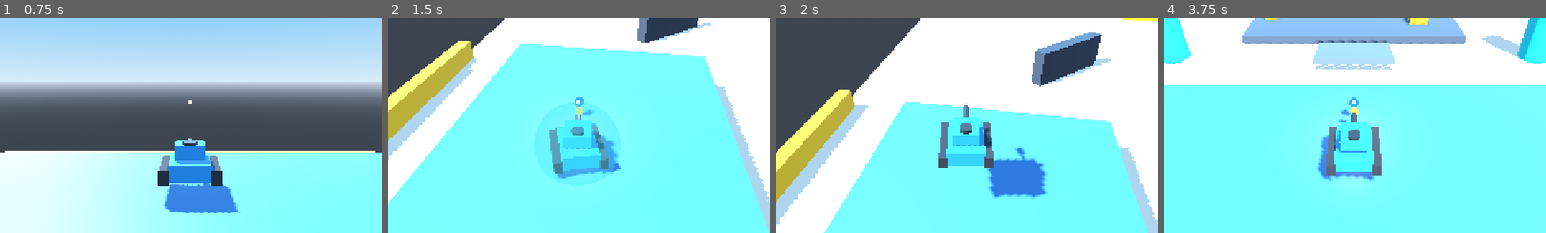
Above: before the commit, frames 1-4 (left to right).
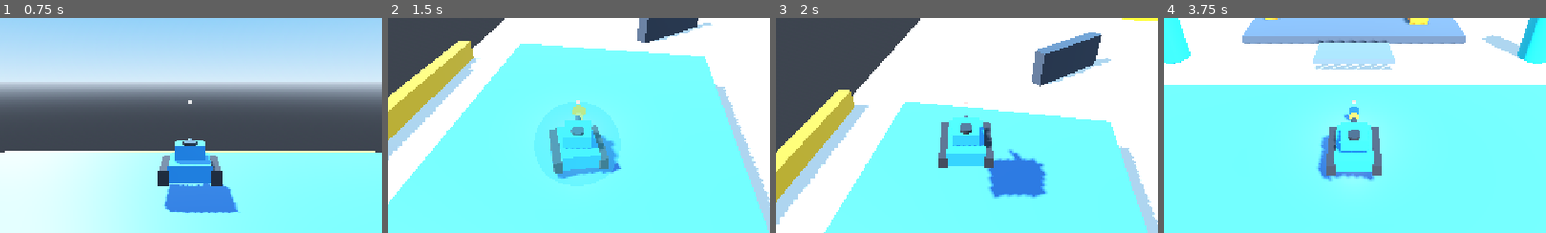
Above: after the commit, the same moments.

Repository: OnyrDev/tankus-shemen-vibe
Game: Godot game, scene res://ui/main_menu.tscn
Two runs of this game, one before a commit and one after it. Both use one fixed random seed, a clock stepped at 60 frames per second and the inputs below.
Inputs (mouse positions are % of the whole screen's width and height, from its top left):
- Up to frame 1 (0.75 s): click "▶ ОДИНОЧНЫЙ БОЙ (ТРЕНИРОВКА)" at 0.5 s
- Up to frame 2 (1.5 s): tap Enter at 1.25 s; move the mouse to (55, 50) at 1.27 s; hold W (move_forward) from 1.28 s (still down); tap E (block) at 1.35 s; click (55, 50) at 1.42 s
- Up to frame 3 (2 s): keep holding W (move_forward); tap Space (jump) at 1.52 s
- Up to frame 4 (3.75 s): keep holding W (move_forward); move the mouse to (45, 50) at 2.02 s; click (45, 50) at 2.1 s; tap Space (jump) at 2.27 s; move the mouse to (52, 48) at 2.77 s; tap Tab (scoreboard) at 2.85 s; move the mouse to (49, 52) at 3.52 s; tap Backspace at 3.6 s; click (49, 52) at 3.67 s
The pictures show only the part of the screen within x 25-75%, y 30-80%; the shares and areas given below are measured in that part.

Frame 1 is identical in both runs. In frame 2, 0.3% of the frame differs, in the area x 48-55%, y 36-51%; in frame 3, 0.3%; in frame 4, 0.3%, in the area x 45-51%, y 36-49%.

Commit message:
fix(combat): eliminate aim pitch offset and implement crosshair convergence for exact bullet trajectory

Diff:
--- a/tank/tank_input.gd
+++ b/tank/tank_input.gd
@@ -5,7 +5,7 @@
 ## Считывает WASD относительно взгляда камеры, прыжок и пускает луч прицела из центра экрана.
 
 @export var enabled: bool = true
-@export_flags_3d_physics var raycast_collision_mask: int = 1
+@export_flags_3d_physics var raycast_collision_mask: int = 3 # Слой 1 (мир) + Слой 2 (танки)
 
 var move_input: Vector2 = Vector2.ZERO
 var move_direction_world: Vector3 = Vector3.ZERO
@@ -75,6 +75,7 @@
 		return
 
 	_update_movement_input()
+	_update_aim_raycast()
 
 	if Input.is_action_just_pressed("jump"):
 		jump_requested = true
--- a/tank/turret.gd
+++ b/tank/turret.gd
@@ -8,7 +8,7 @@
 
 @export var rotation_speed: float = 20.0 # рад/сек
 @export var pitch_speed: float = 16.0 # рад/сек
-@export var min_pitch_deg: float = -25.0 # наклон вниз
+@export var min_pitch_deg: float = -35.0 # наклон вниз
 @export var max_pitch_deg: float = 45.0 # наклон вверх
 
 @onready var barrel_mount: Node3D = get_node_or_null("BarrelMount")
@@ -35,14 +35,14 @@
 	rotation.x = 0.0
 	rotation.z = 0.0
 
-	# Наклон ствола (pitch) в локальных координатах ствола вокруг локальной оси X
+	# Наклон ствола (pitch) в локальных координатах башни вокруг локальной оси X ствола
 	if barrel_mount:
-		var local_barrel_target := barrel_mount.to_local(target_point)
-		var dist_h := Vector2(local_barrel_target.x, local_barrel_target.z).length()
+		# Вектор от шарнира ствола к цели в пространстве башни (где rest pitch = 0)
+		var dir_in_turret := to_local(target_point) - barrel_mount.position
+		var dist_h := Vector2(dir_in_turret.x, dir_in_turret.z).length()
 		if dist_h > 0.01:
-			var desired_pitch := atan2(local_barrel_target.y, dist_h)
 			var target_pitch := clampf(
-				desired_pitch,
+				atan2(dir_in_turret.y, dist_h),
 				deg_to_rad(min_pitch_deg),
 				deg_to_rad(max_pitch_deg)
 			)
@@ -66,6 +66,16 @@
 	return global_position
 
 func get_shoot_direction() -> Vector3:
+	if _has_target and muzzle:
+		var to_target := _current_target - muzzle.global_position
+		if to_target.length_squared() > 0.01:
+			var target_dir := to_target.normalized()
+			var barrel_dir := -muzzle.global_transform.basis.z.normalized()
+			# Сведение снаряда в точку прицела (Crosshair Convergence)
+			# Если ствол наведен в сектор цели (до ~45 градусов отклонения при повороте),
+			# снаряд вылетает СТРОГО в точку прицела без отклонений по высоте.
+			if barrel_dir.dot(target_dir) > 0.7:
+				return target_dir
 	if muzzle:
 		return -muzzle.global_transform.basis.z.normalized()
 	return -global_transform.basis.z.normalized()
--- a/tests/test_phase7_edge_cases.gd
+++ b/tests/test_phase7_edge_cases.gd
@@ -286,6 +286,26 @@
 	var shoot_dir := turret.get_shoot_direction()
 	_assert_test(shoot_dir.length_squared() > 0.99, "Shoot direction is a valid normalized vector")
 
+	# Проверяем наклон ствола и сведение выстрела в прицел (Crosshair Convergence)
+	tank.visuals.rotation = Vector3.ZERO
+	# 1. Цель выше танка (возвышенность/рампа)
+	var high_target := tank.global_position + Vector3(0, 4.0, -10.0)
+	for _i in range(20):
+		turret.aim_at(high_target, 0.1)
+	_assert_test(turret.barrel_mount.rotation.x > deg_to_rad(10.0), "Barrel tilts UP towards elevated target")
+	var shoot_dir_high := turret.get_shoot_direction()
+	var expected_dir_high := (high_target - turret.get_muzzle_position()).normalized()
+	_assert_test(shoot_dir_high.dot(expected_dir_high) > 0.999, "Shoot direction strictly converges onto high crosshair target")
+
+	# 2. Цель ниже танка (земля перед танком)
+	var low_target := tank.global_position + Vector3(0, -1.5, -8.0)
+	for _i in range(20):
+		turret.aim_at(low_target, 0.1)
+	_assert_test(turret.barrel_mount.rotation.x < deg_to_rad(-10.0), "Barrel tilts DOWN towards low ground target")
+	var shoot_dir_low := turret.get_shoot_direction()
+	var expected_dir_low := (low_target - turret.get_muzzle_position()).normalized()
+	_assert_test(shoot_dir_low.dot(expected_dir_low) > 0.999, "Shoot direction strictly converges onto low ground crosshair target")
+
 	tank.queue_free()
 
 func _test_physics_crate_stability() -> void:
